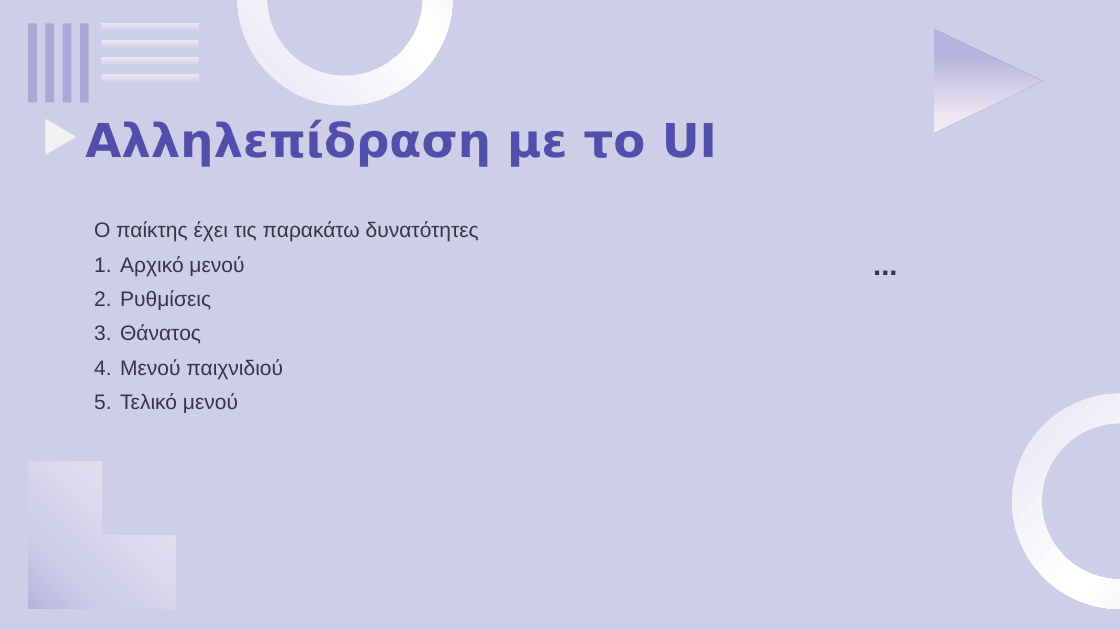
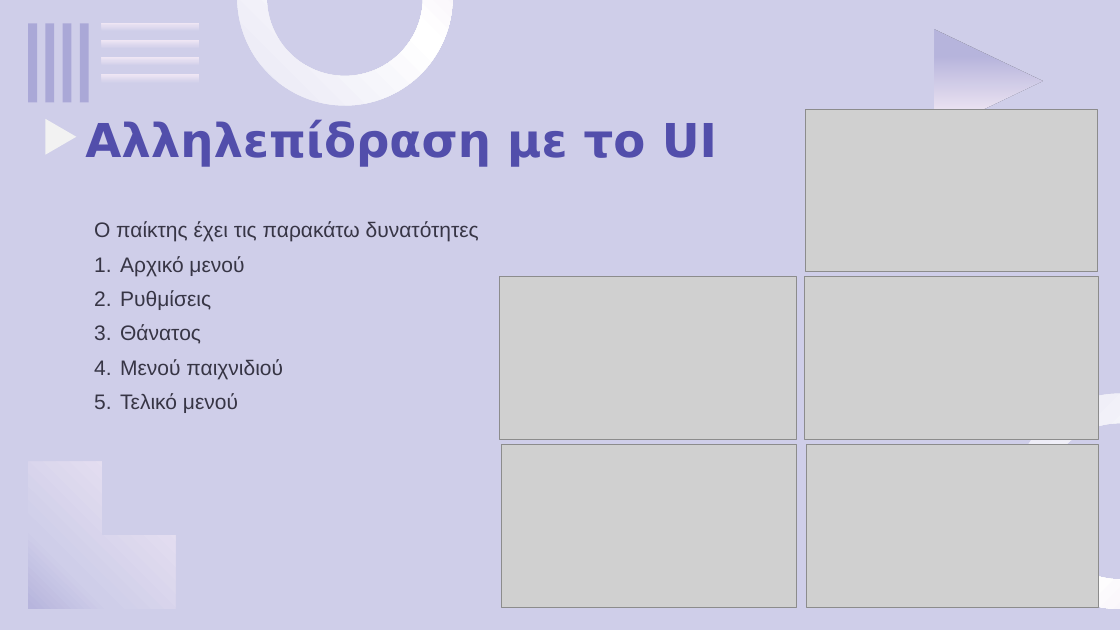
Before and after one commit to OGecgo/TheCatCult, a slide deck: slide 7 of doc/PowerPoint.pptx. Drawn at 1120x630 pixels with LibreOffice and Linux fonts; fonts in the diff are those of the drawing; grey boxes stand for pictures; background and template pictures are left out. Boxes give left, top, right and bottom in pixels: in the first picture for what was removed or moved away, otherwise in the second. Text is boxed around its words. In the diff, an @@ line names an element or a change of style, - is before the commit and + after.

```diff
--- a/doc/PowerPoint.pptx
+++ b/doc/PowerPoint.pptx
@@ picture added at [806, 109, 1097, 271] @@
@@ text removed at [857, 234, 917, 307] @@
-...
@@ picture added at [500, 276, 797, 440] @@
@@ picture added at [805, 276, 1098, 440] @@
@@ picture added at [502, 444, 797, 607] @@
@@ picture added at [807, 444, 1098, 607] @@
```
Also in this commit, not shown: 4 other slides changed, 34 other files.
